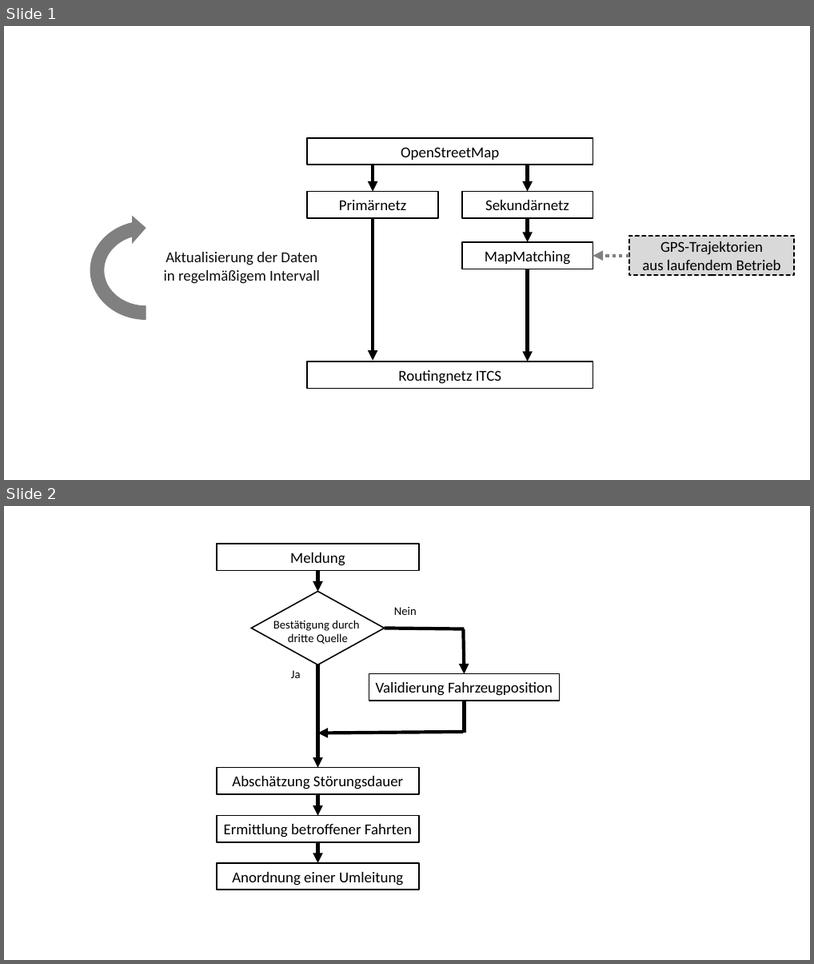
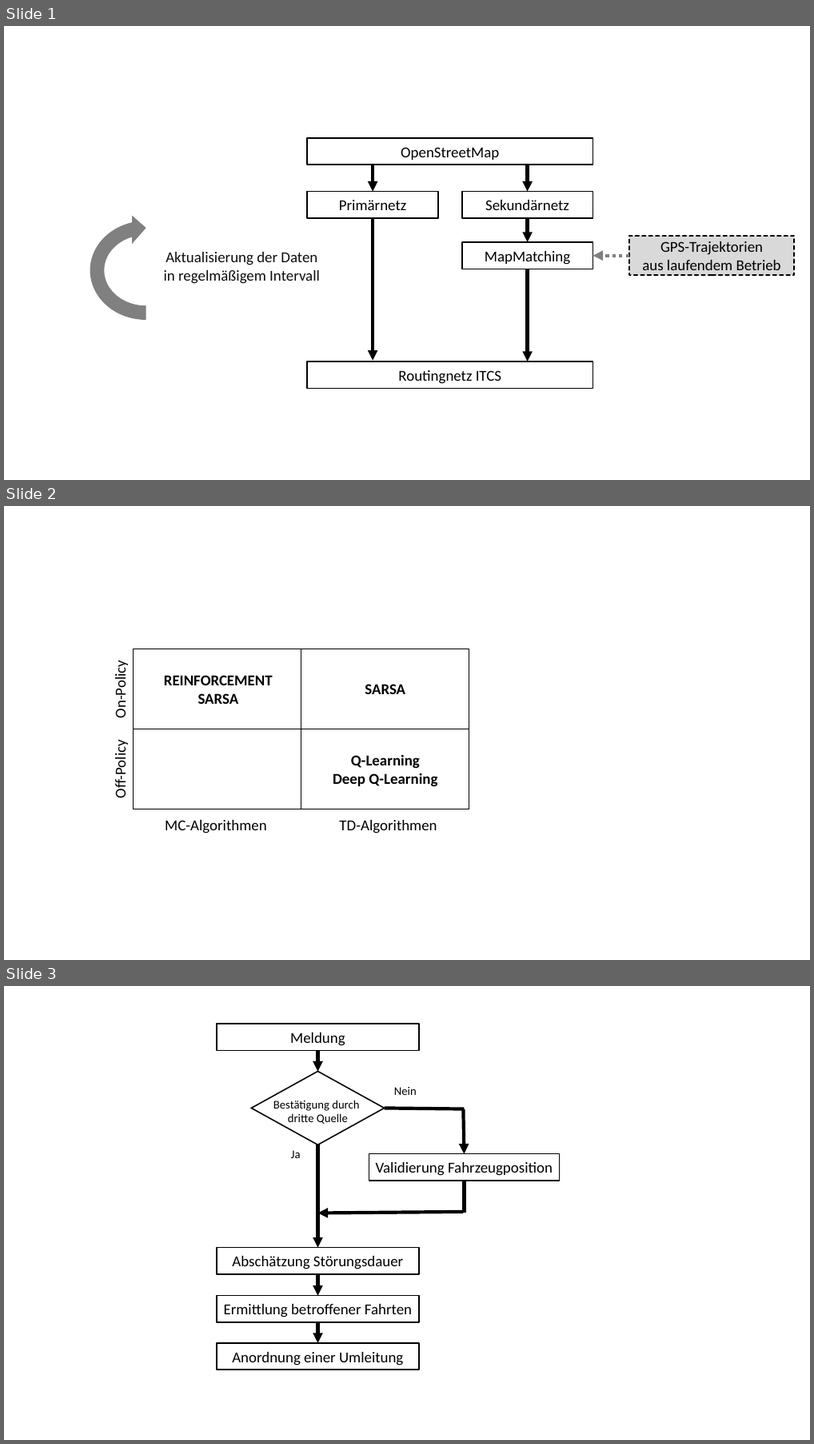
Before and after one commit to sebastianknopf/Masterarbeit, a slide deck: Grafiken/Grafiken.pptx. Shown one above the other, each under a label of ours: slides 1 and 2 before the commit, slides 1, 2 and 3 after it. The pictures are 814x964 and 814x1444 pixels, drawn with LibreOffice and Linux fonts; fonts in the diff are those of the drawing. Boxes give left, top, right and bottom in pixels: in the first picture for what was removed or moved away, otherwise in the second. Text is boxed around its words. In the diff, an @@ line names an element or a change of style, - is before the commit and + after.

```diff
--- a/Grafiken/Grafiken.pptx
+++ b/Grafiken/Grafiken.pptx
@@ slide 2 added at <box>4,506,810,960</box>, background #FFFFFF @@
@@ rectangle added at <box>134,648,302,729</box>, outline #000000 1 pt @@
@@ rectangle added at <box>302,648,470,729</box>, outline #000000 1 pt @@
@@ text added at <box>111,666,130,717</box>, 18 pt, text #000000 @@
+On-Policy
@@ text added at <box>164,675,273,704</box>, 18 pt, text #000000, bold @@
+REINFORCEMENT
+SARSA
@@ text added at <box>365,684,406,694</box>, 18 pt, text #000000, bold @@
+SARSA
@@ text added at <box>111,745,130,796</box>, 18 pt, text #000000 @@
+Off-Policy
@@ rectangle added at <box>134,728,302,809</box>, outline #000000 1 pt @@
@@ rectangle added at <box>302,728,470,809</box>, outline #000000 1 pt @@
@@ text added at <box>333,754,438,787</box>, 18 pt, text #000000, bold @@
+Q-Learning
+Deep Q-Learning
@@ text added at <box>165,820,267,833</box>, 18 pt, text #000000 @@
+MC-Algorithmen
@@ text added at <box>339,820,437,833</box>, 18 pt, text #000000 @@
+TD-Algorithmen
@@ what was slide 2 is now slide 3 @@
```
Also in this commit, not shown: 1 other slide added, 4 other files.
